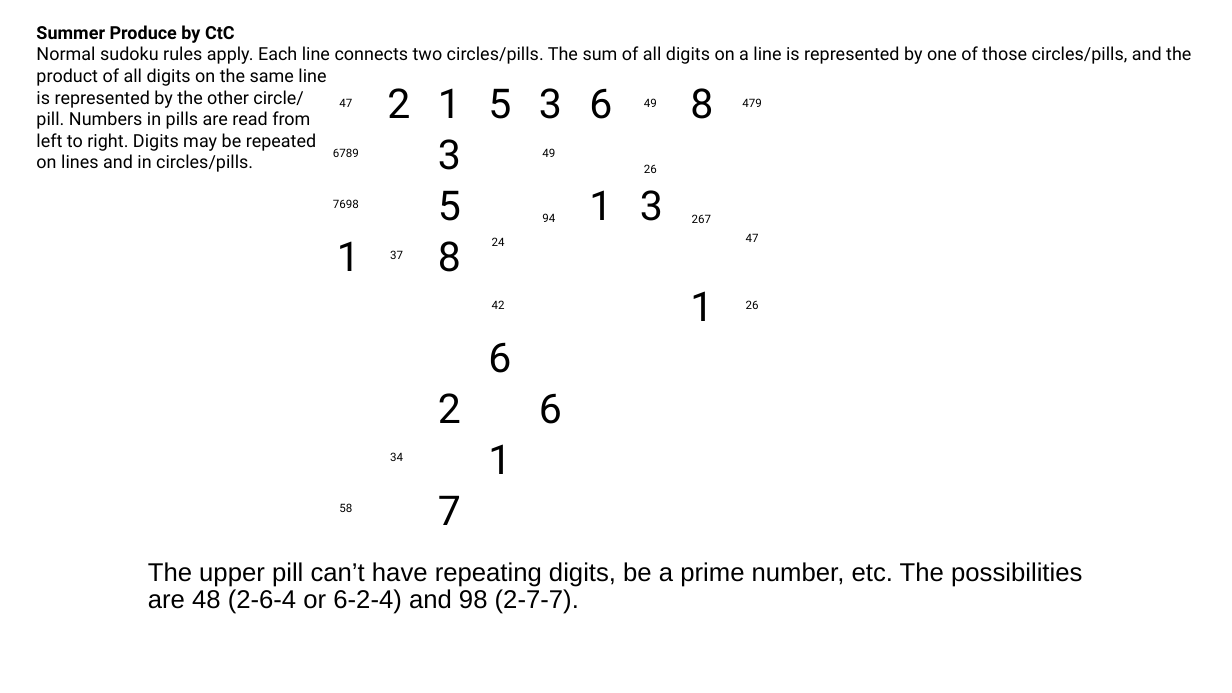
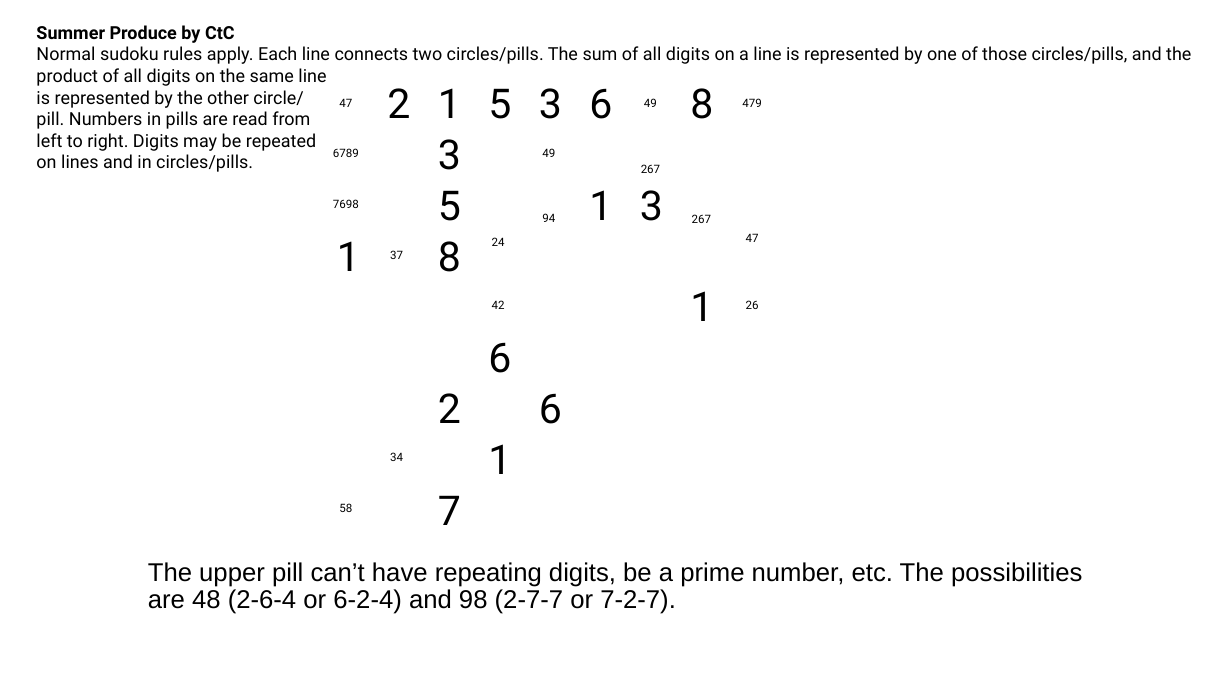
Before and after one commit to jhardis/WSJ_Number_Puzzles, a slide deck: slide 13 of 20261031_2.pptx. Drawn at 1232x693 pixels with LibreOffice and Linux fonts; fonts in the diff are those of the drawing; background and template pictures are left out. Boxes give left, top, right and bottom in pixels: in the first picture for what was removed or moved away, otherwise in the second. Text is boxed around its words. In the diff, an @@ line names an element or a change of style, - is before the commit and + after.

```diff
--- a/20261031_2.pptx
+++ b/20261031_2.pptx
@@ text at box(641, 164, 660, 173): text changed @@
-26
+267
@@ text at box(148, 562, 1082, 614): text changed @@
-The upper pill can’t have repeating digits, be a prime number, etc. The possibilities are 48 (2-6-4 or 6-2-4) and 98 (2-7-7).
+The upper pill can’t have repeating digits, be a prime number, etc. The possibilities are 48 (2-6-4 or 6-2-4) and 98 (2-7-7 or 7-2-7).
```
Also in this commit, not shown: 3 other slides changed, 3 slides removed.
